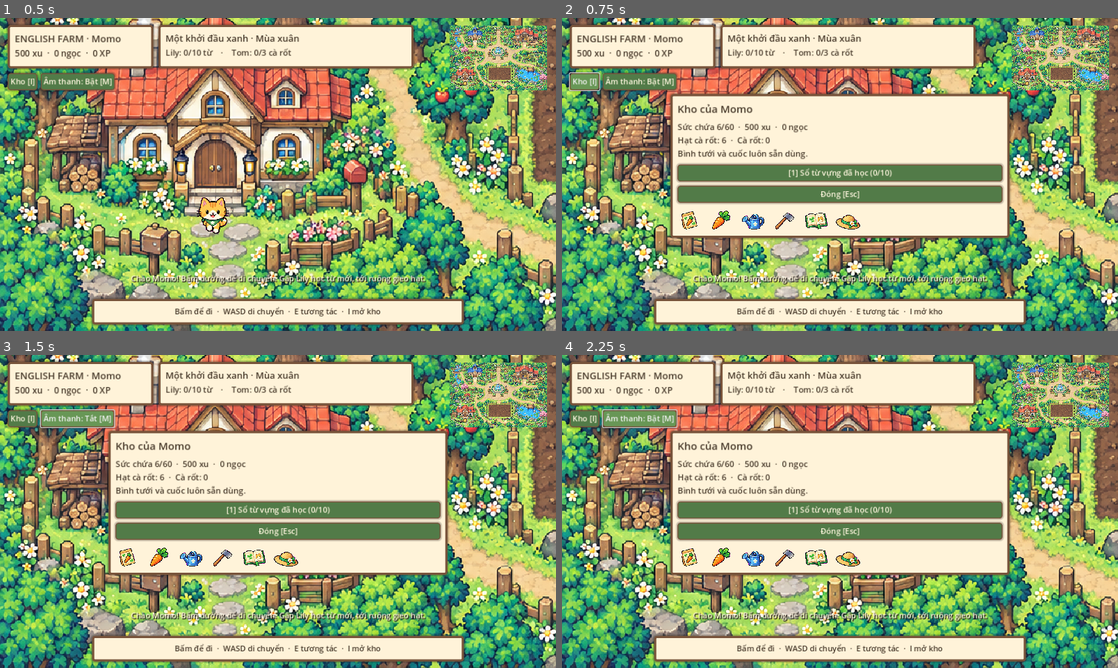
Above: before the commit, frames 1-4 (two rows, left to right).
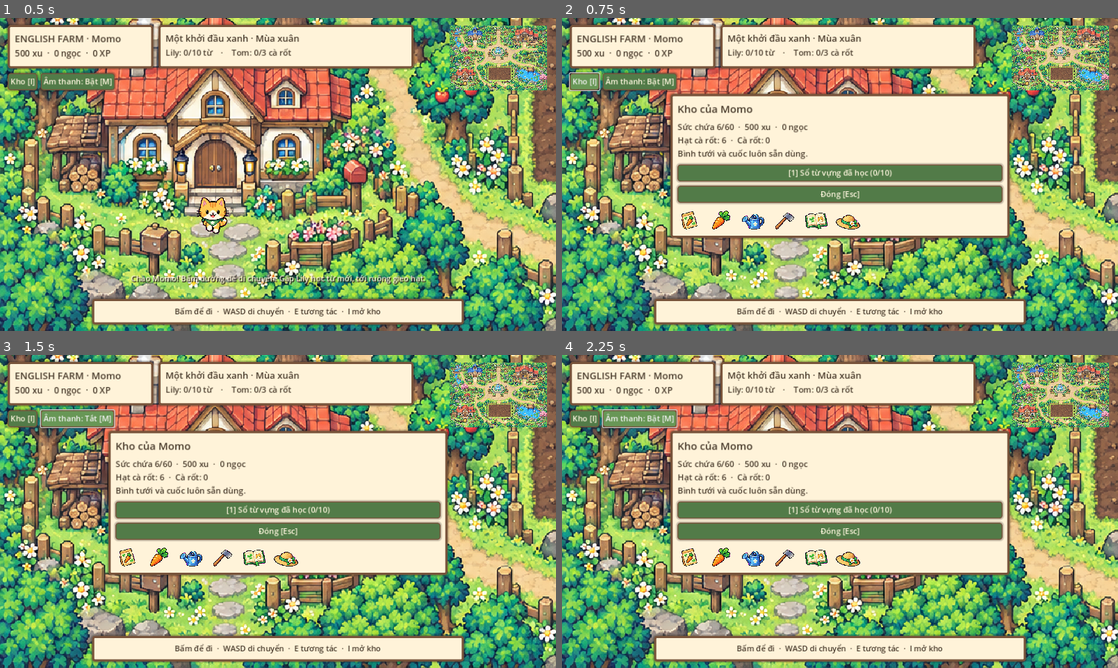
Above: after the commit, the same moments.

Repository: Duckxyz06/English-Farm
Game: Godot game, scene res://game/scenes/Main.tscn
Same seed, same stepped clock (60 frames per second), same inputs: the game is played once before the commit and once after it. Sound files missing from this copy of the repository are replaced by a short silence.
Inputs:
- Up to frame 1 (0.5 s): no input
- Up to frame 2 (0.75 s): click "Kho [I]" at 0.5 s
- Up to frame 3 (1.5 s): click "Âm thanh: Bật [M]" at 1.25 s
- Up to frame 4 (2.25 s): click "Âm thanh: Tắt [M]" at 2 s

Frame 1 is identical in both runs. In frame 2, 0.9% of the frame differs, in the area x 23-77%, y 81-86%; in frame 3, 0.9%; in frame 4, 0.9%.

Commit message:
Fix empty-plot glyph and verify all inventory and customization screens

Diff:
--- a/game/scripts/game_ui.gd
+++ b/game/scripts/game_ui.gd
@@ -107,6 +107,8 @@
     return result
 
 func show_dialogue(title: String, body_text: String, options: Array, new_mode: String = "message") -> void:
+    notice_seconds = 0
+    notice.hide()
     game.player.locked = true
     game.player.stop()
     game.pending_npc = ""
--- a/game/scripts/main.gd
+++ b/game/scripts/main.gd
@@ -272,7 +272,7 @@
             child.queue_free()
         var stage := int(state.plots[i]["stage"])
         if stage==0:
-            var label: Label = ui.label("＋",23)
+            var label: Label = ui.label("+",23)
             label.position = Vector2(-14,-18)
             label.add_theme_color_override("font_color",Color("#dec999"))
             plot_nodes[i].add_child(label)
--- a/tests/capture.gd
+++ b/tests/capture.gd
@@ -23,12 +23,27 @@
     for i in range(8):
         scene.state.plots[i]["stage"] = i%4
     scene.refresh()
-    await shot(scene,"test-output/02-farming.png",Vector2(1580,1730))
+    scene.ui.notice_seconds = 0
+    await shot(scene,"test-output/02-farming.png",Vector2(1580,1530))
     scene.lesson()
     await shot(scene,"test-output/03-lesson.png",Vector2(805,635))
     scene.ui.close_dialogue()
     scene.shop()
+    scene.shop_action("exchange_gem")
     await shot(scene,"test-output/04-shop.png",Vector2(2380,680))
+    scene.ui.close_dialogue()
+    await shot(scene,"test-output/05-mia.png",Vector2(2380,730))
+    scene.state.hat_owned = true
+    scene.state.hat_equipped = true
+    scene.refresh()
+    await shot(scene,"test-output/06-hat.png",scene.SPAWN)
+    scene.inventory()
+    await shot(scene,"test-output/07-inventory.png",scene.SPAWN)
+    for item in scene.lessons:
+        scene.state.learn(item["id"],true,scene.lessons.size())
+    scene.refresh()
+    scene.known_words()
+    await shot(scene,"test-output/08-vocabulary.png",Vector2(805,635))
     scene.stop_audio()
     await create_timer(0.15).timeout
     scene.queue_free()
Not shown, changed: docs/VISUAL_DEMO_ASSETS.md
